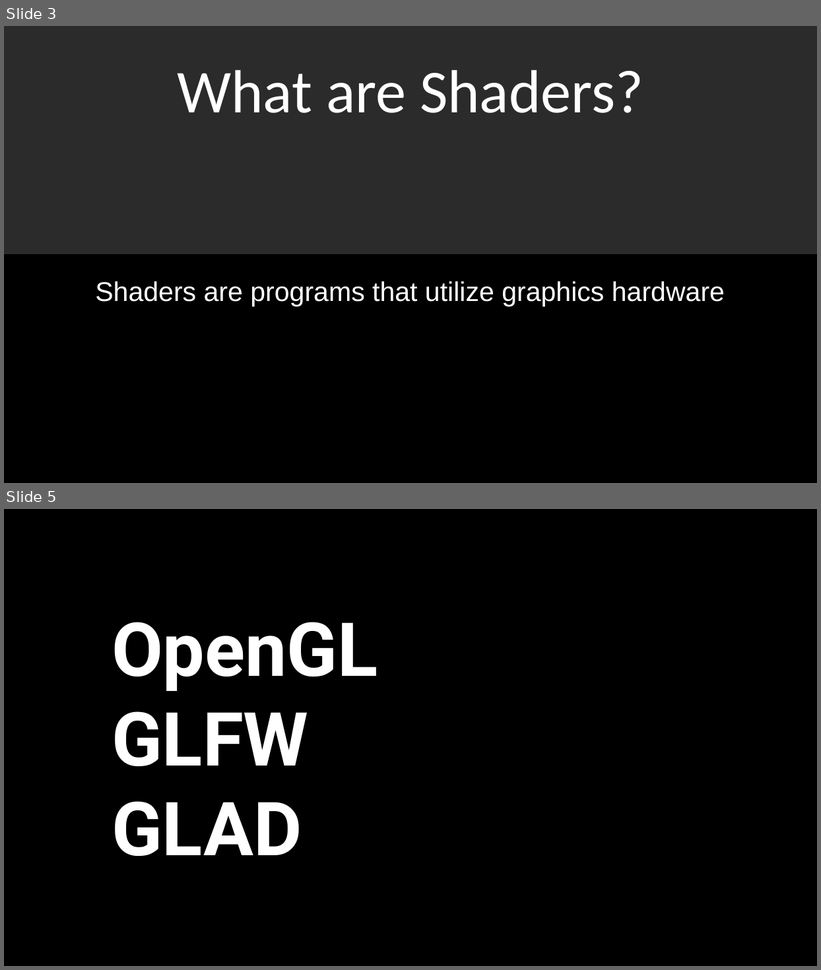
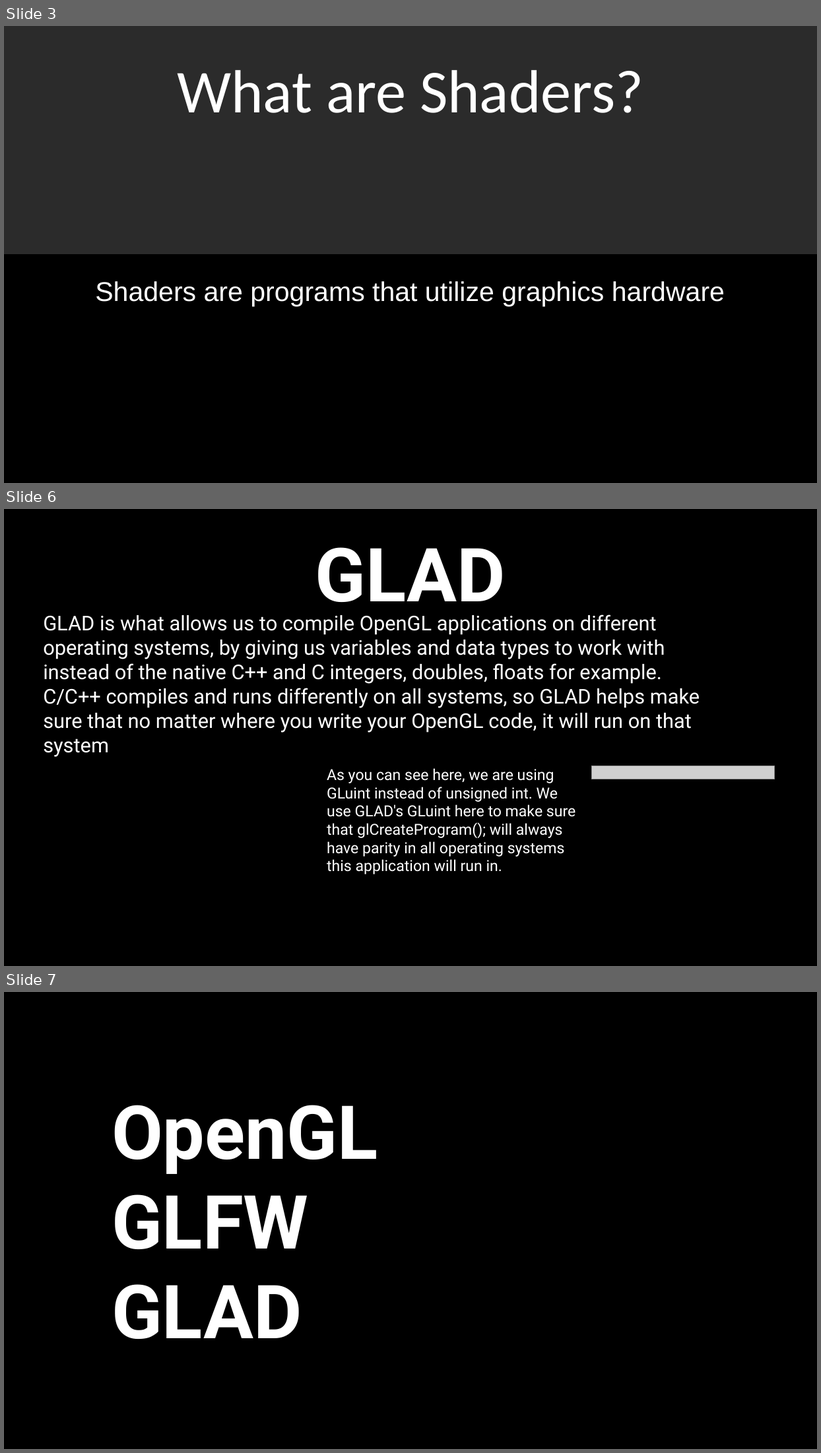
Before and after one commit to KnightHacks/workshops, a slide deck: 2024-2025/tech-exploration/graphics-shaders/GraphisWorkshop.pptx. Shown one above the other, each under a label of ours: slides 3 and 5 before the commit, slides 3, 6 and 7 after it; the slides between them are not shown. The pictures are 821x970 and 821x1453 pixels, drawn with LibreOffice and Linux fonts; fonts in the diff are those of the drawing; grey boxes stand for pictures; background and template pictures are left out; a plain dark background stands for a picture behind light text. Boxes give left, top, right and bottom in pixels: in the first picture for what was removed or moved away, otherwise in the second. Text is boxed around its words. In the diff, an @@ line names an element or a change of style, - is before the commit and + after.

```diff
--- a/2024-2025/tech-exploration/graphics-shaders/GraphisWorkshop.pptx
+++ b/2024-2025/tech-exploration/graphics-shaders/GraphisWorkshop.pptx
@@ slide 6 added at [4,509,817,966], background #FFFFFF @@
@@ rectangle added at [4,509,817,966], fill #000000, outline #000000 1.5 pt @@
@@ title added at [316,547,506,619], 88 pt, text #FFFFFF, bold @@
+GLAD
@@ text added at [43,615,700,733], 24 pt, text #FFFFFF @@
+GLAD is what allows us to compile OpenGL applications on different operating systems, by giving us variables and data types to work with instead of the native C++ and C integers, doubles, floats for example. C/C++ compiles and runs differently on all systems, so GLAD helps make sure that no matter where you write your OpenGL code, it will run on that system
@@ text added at [327,768,576,875], 18 pt, text #FFFFFF @@
+As you can see here, we are using GLuint instead of unsigned int. We use GLAD's GLuint here to make sure that glCreateProgram(); will always have parity in all operating systems this application will run in.
@@ picture added at [592,766,775,780] @@
@@ what was slide 5 is now slide 7 @@
```
Also in this commit, not shown: 4 other slides added.
